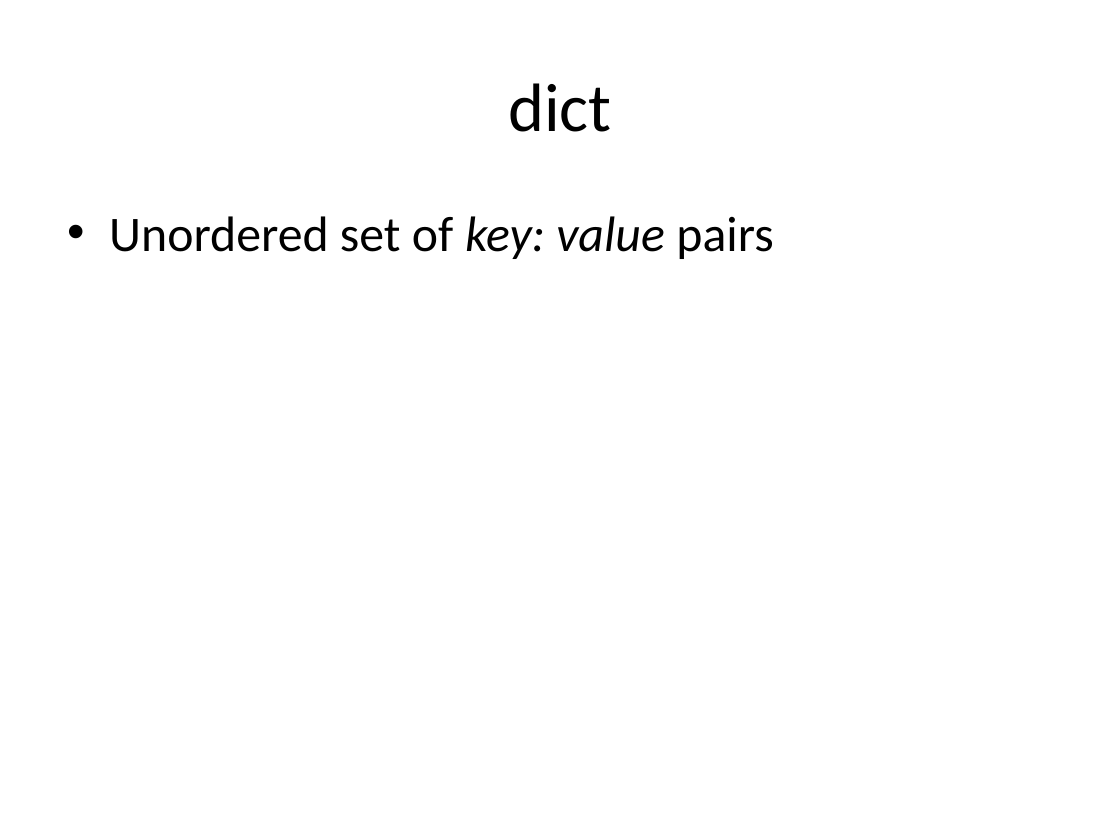
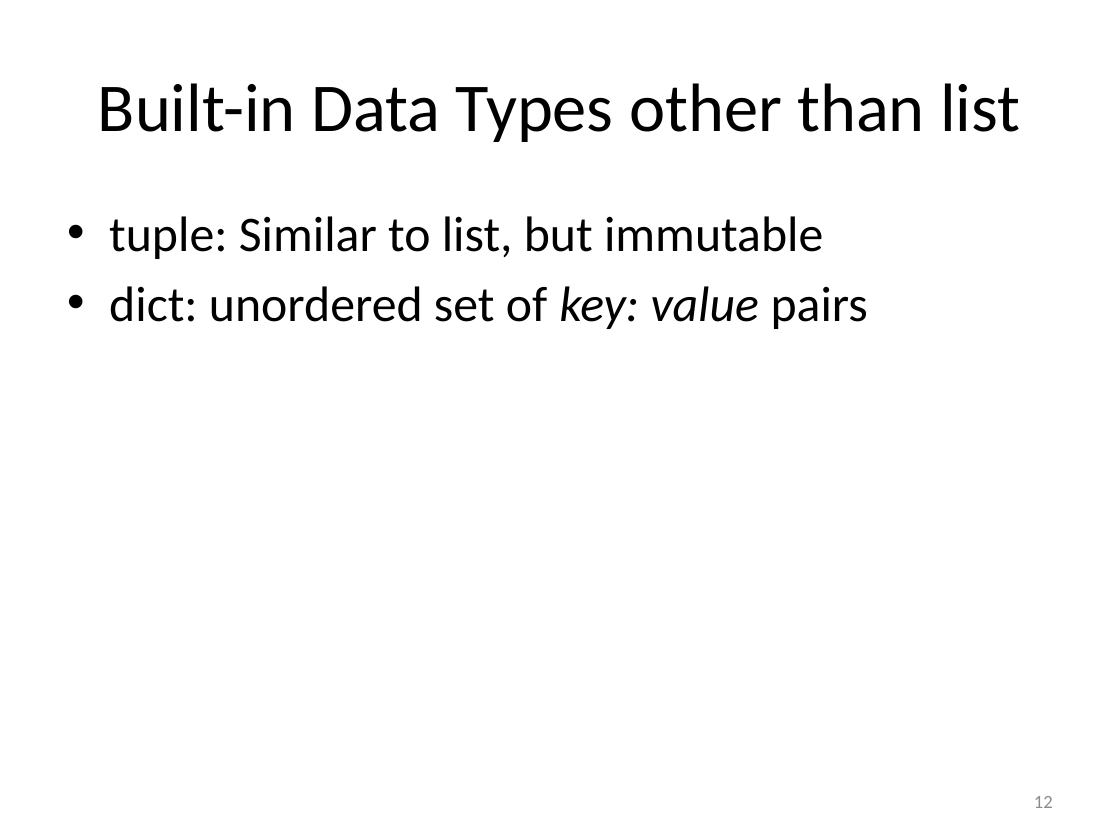
Before and after one commit to cniedotus/Python_scrape, a slide deck: slide 12 of Python Tutorial.pptx (slide 15 before the commit). Drawn at 1120x840 pixels with LibreOffice and Linux fonts; fonts in the diff are those of the drawing. Boxes give left, top, right and bottom in pixels: in the first picture for what was removed or moved away, otherwise in the second. Text is boxed around its words. In the diff, an @@ line names an element or a change of style, - is before the commit and + after.

```diff
--- a/Python Tutorial.pptx
+++ b/Python Tutorial.pptx
@@ title at <box>98,83,1020,142</box>: text changed @@
-dict
+Built-in Data Types other than list
@@ text at <box>109,216,868,329</box>: text changed @@
-• Unordered set of key: value pairs
+• tuple: Similar to list, but immutable
+• dict: unordered set of key: value pairs
@@ page number added at <box>1034,796,1053,808</box>, 12 pt, text #8C8C8C @@
+12
```
Also in this commit, not shown: 24 other slides changed, 4 slides added, 6 slides removed, 4 other files.
